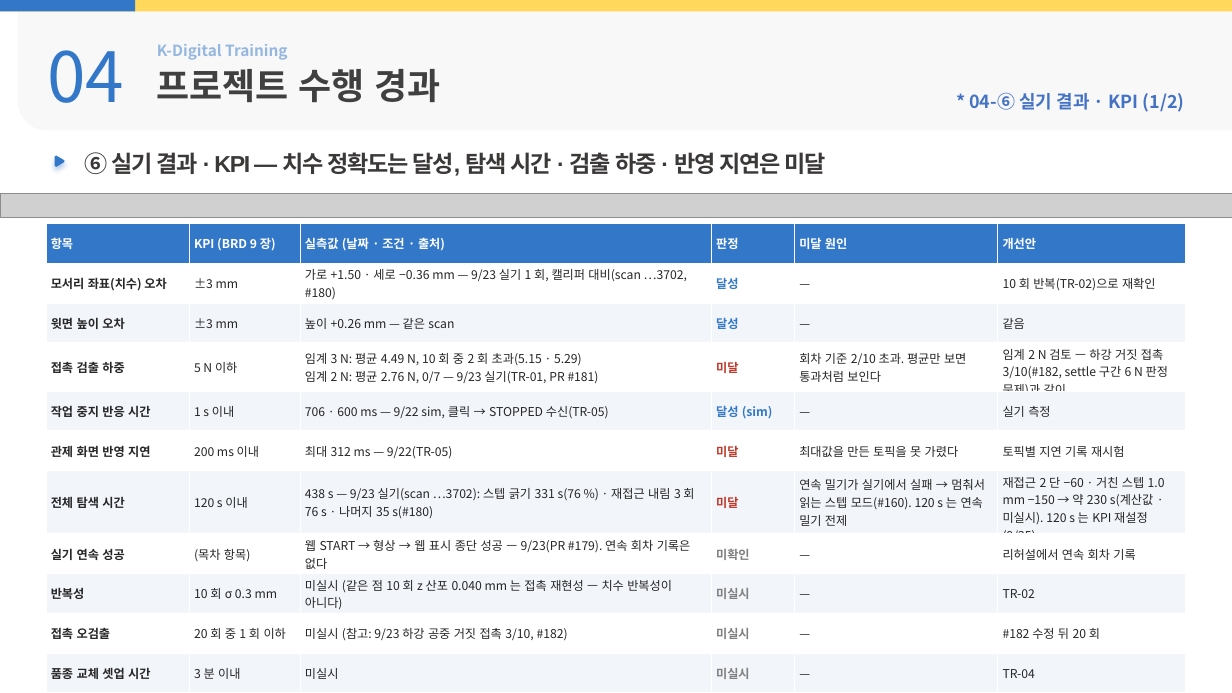
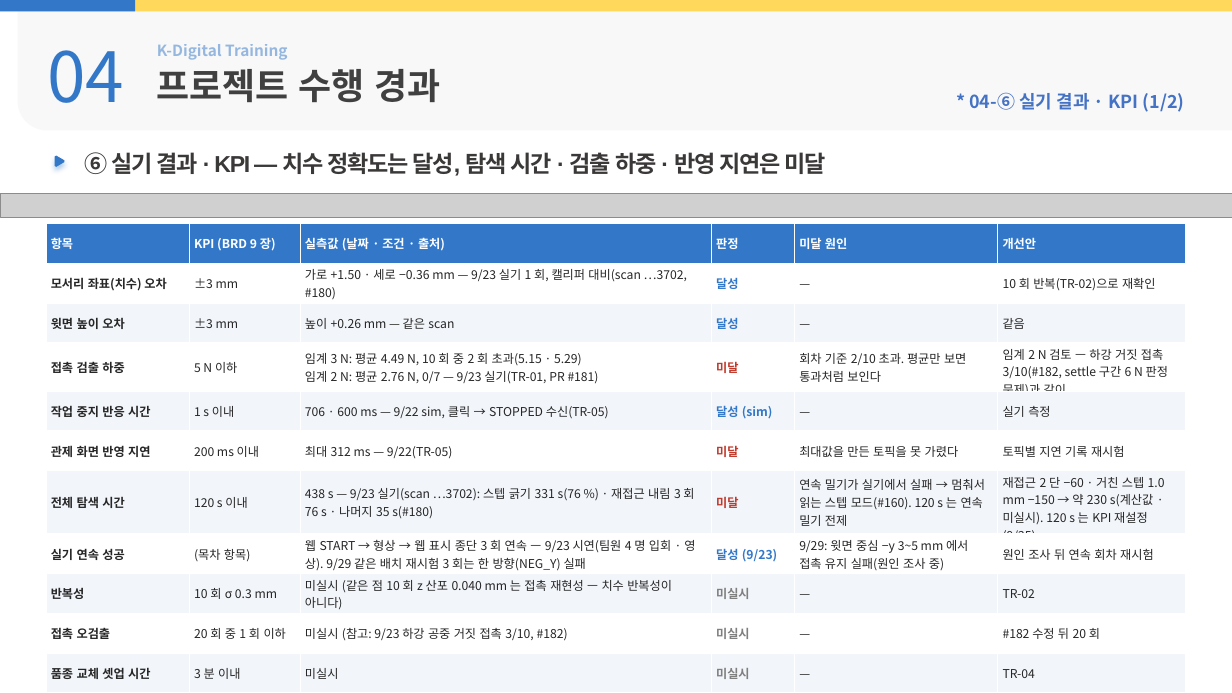
Before and after one commit to yujh5537/rokey_cobot1_Weld-Made, a slide deck: slide 3 of docs/presentation/slides-hyunji.pptx. Drawn at 1232x693 pixels with LibreOffice and Linux fonts; fonts in the diff are those of the drawing; grey boxes stand for pictures; background and template pictures are left out. Boxes give left, top, right and bottom in pixels: in the first picture for what was removed or moved away, otherwise in the second. Text is boxed around its words. In the diff, an @@ line names an element or a change of style, - is before the commit and + after.

```diff
--- a/docs/presentation/slides-hyunji.pptx
+++ b/docs/presentation/slides-hyunji.pptx
@@ table at <box>46,224,1186,683</box> @@
-row 8: 실기 연속 성공 | (목차 항목) | 웹 START → 형상 → 웹 표시 종단 성공 — 9/23(PR #179). 연속 회차 기록은 없다 | 미확인 | — | 리허설에서 연속 회차 기록
+row 8: 실기 연속 성공 | (목차 항목) | 웹 START → 형상 → 웹 표시 종단 3 회 연속 — 9/23 시연(팀원 4 명 입회 · 영상). 9/29 같은 배치 재시험 3 회는 한 방향(NEG_Y) 실패 | 달성 (9/23) | 9/29: 윗면 중심 −y 3~5 mm 에서 접촉 유지 실패(원인 조사 중) | 원인 조사 뒤 연속 회차 재시험
```
Also in this commit, not shown: 1 other file.
